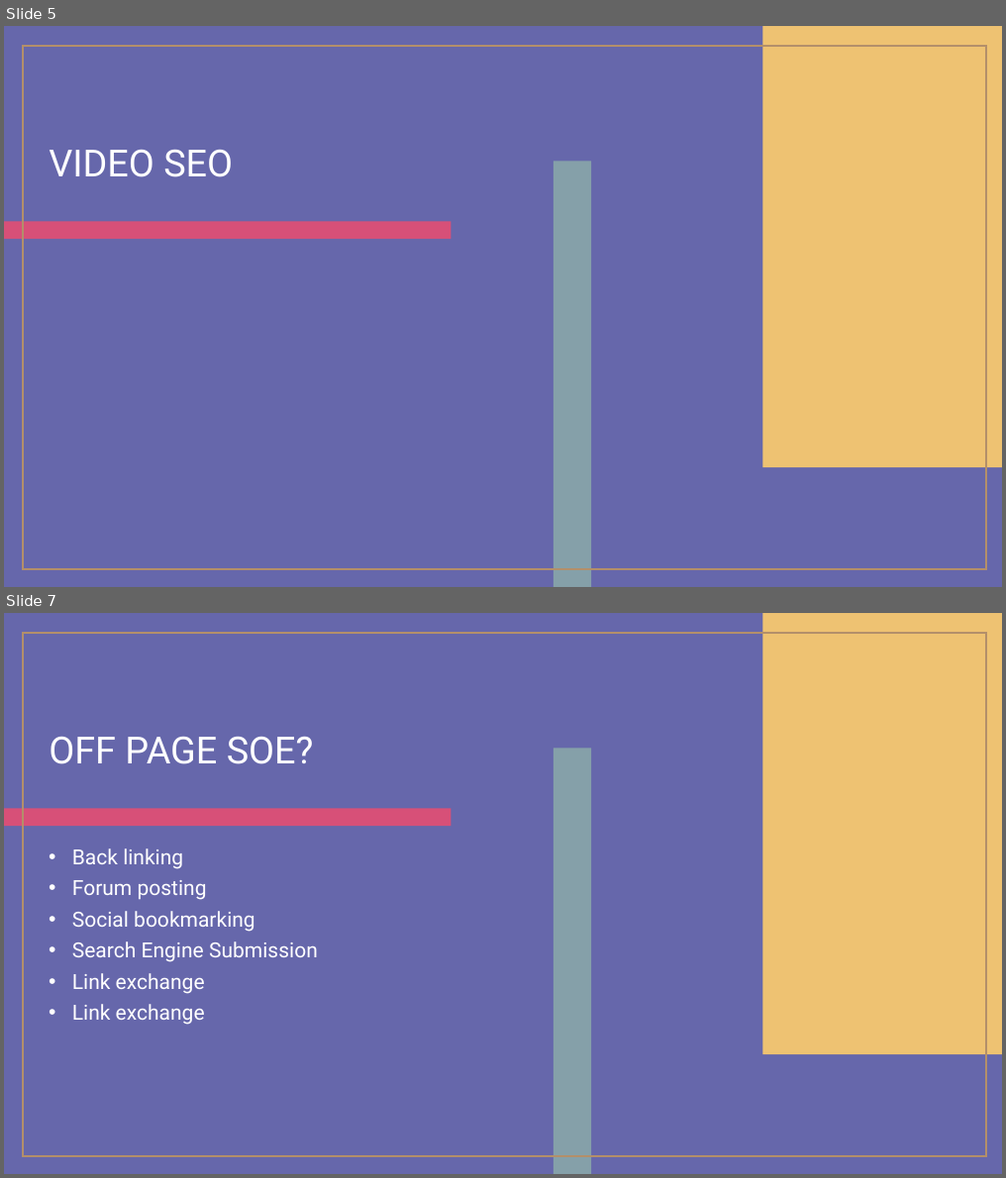
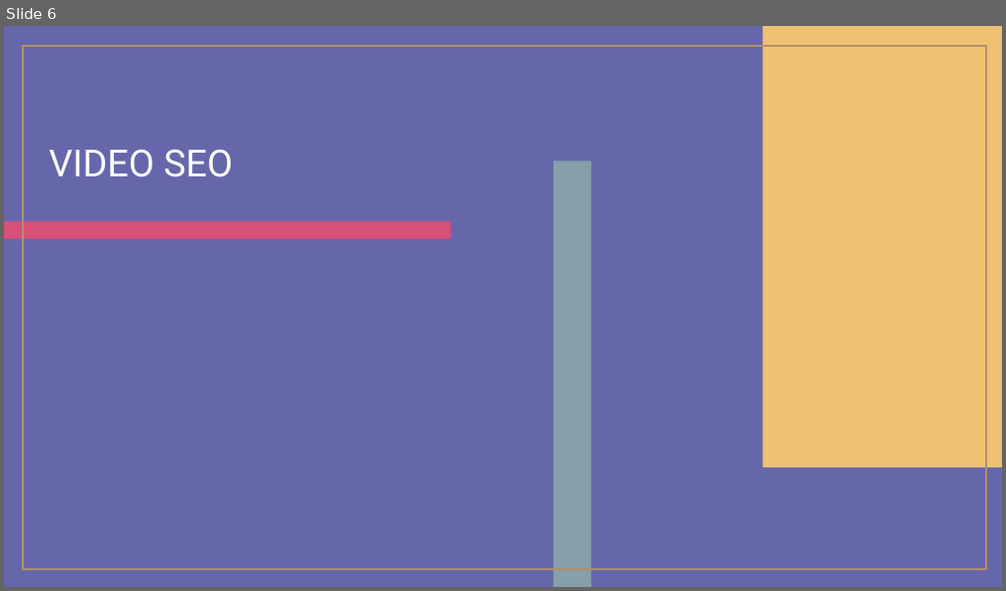
Before and after one commit to jasnatbyui/wdd230, a slide deck: What is google analytics_SEO.pptx. Shown one above the other, each under a label of ours: slides 5 and 7 before the commit, slide 6 after it; the slides between them are not shown. The pictures are 1006x1178 and 1006x591 pixels, drawn with LibreOffice and Linux fonts; fonts in the diff are those of the drawing. Boxes give left, top, right and bottom in pixels: in the first picture for what was removed or moved away, otherwise in the second. Text is boxed around its words. In the diff, an @@ line names an element or a change of style, - is before the commit and + after.

```diff
--- a/What is google analytics_SEO.pptx
+++ b/What is google analytics_SEO.pptx
@@ slide 7 removed at (x1=4, y1=613, x2=1002, y2=1174), background #6667AB; not listed: 4 template elements that a slide beside it also shows @@
@@ title removed at (x1=49, y1=737, x2=314, y2=764) @@
-OFF PAGE SOE?
@@ text removed at (x1=72, y1=849, x2=318, y2=1025) @@
-• Back linking
-• Forum posting
-• Social bookmarking
-• Search Engine Submission
-• Link exchange
-• Link exchange
@@ what was slide 5 is now slide 6 @@
```
Also in this commit, not shown: 1 slide changed, 1 slide added, 1 other slide removed, 11 other files.
